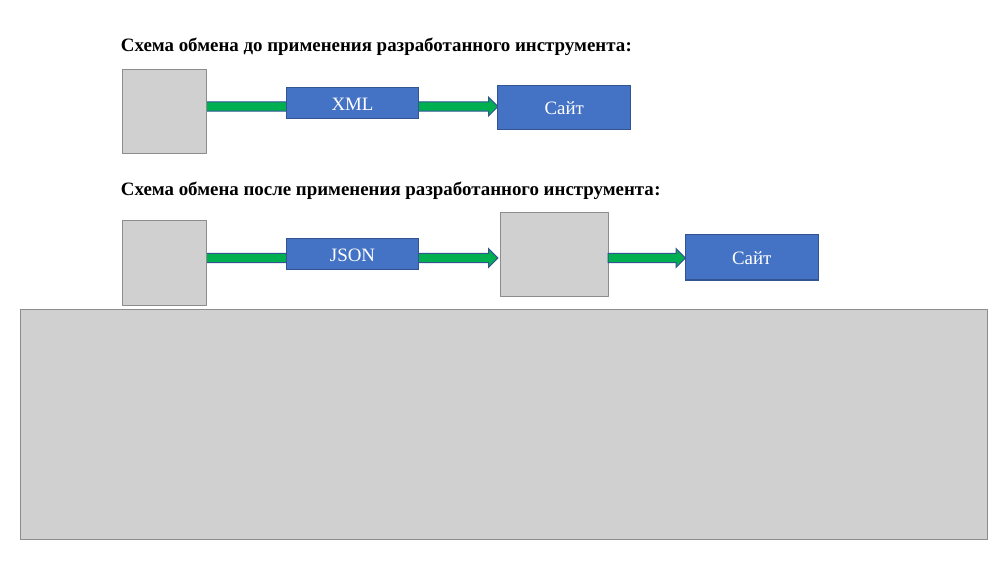
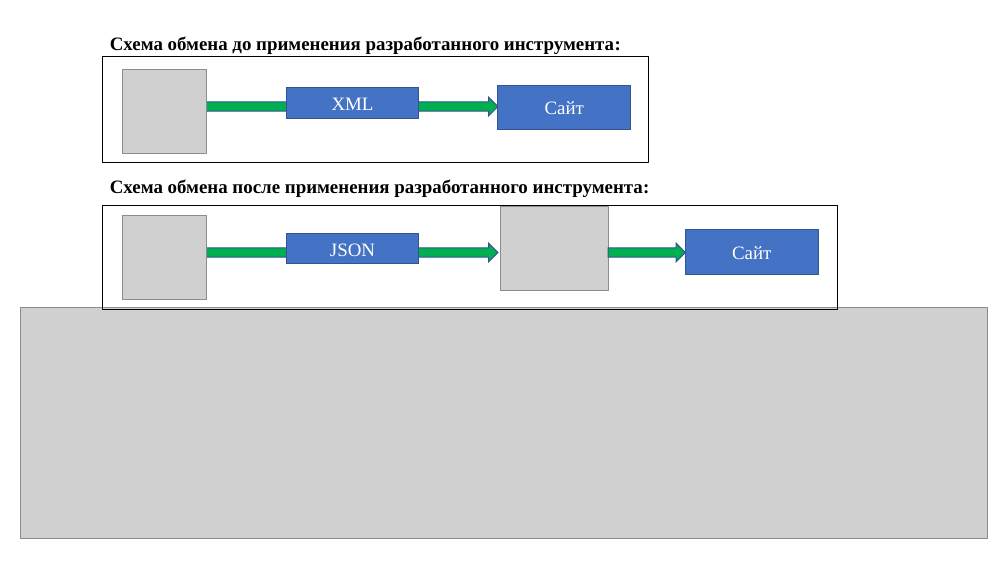
Before and after one commit to IgorTyutyunov/-, a slide deck: slide 11 of ВКР_5.pptx (slide 10 before the commit). Drawn at 1008x567 pixels with LibreOffice and Linux fonts; fonts in the diff are those of the drawing; grey boxes stand for pictures. Boxes give left, top, right and bottom in pixels: in the first picture for what was removed or moved away, otherwise in the second. Text is boxed around its words. In the diff, an @@ line names an element or a change of style, - is before the commit and + after.

```diff
--- a/ВКР_5.pptx
+++ b/ВКР_5.pptx
@@ text "Схема обмена до применения разработанного ...": place and size @@
-text "Схема обмена до применения разработанного ..." at [121,37,632,55]
+text "Схема обмена до применения разработанного ..." at [110,36,621,54]
@@ rectangle added at [102,57,648,163], outline #000000 0.75 pt @@
@@ text "Схема обмена после применения разработанного ...": place and size @@
-text "Схема обмена после применения разработанного ..." at [121,181,661,199]
+text "Схема обмена после применения разработанного ..." at [110,179,650,197]
@@ rectangle added at [102,206,838,309], outline #000000 0.75 pt @@
@@ 2 pictures, 2 rectangles, 2 right arrows: place and size @@
-2 pictures, 2 rectangles, 2 right arrows at [123,212,819,306]
+2 pictures, 2 rectangles, 2 right arrows at [123,206,819,300]
```
Also in this commit, not shown: 1 other slide changed, 2 slides added, 1 slide removed.
